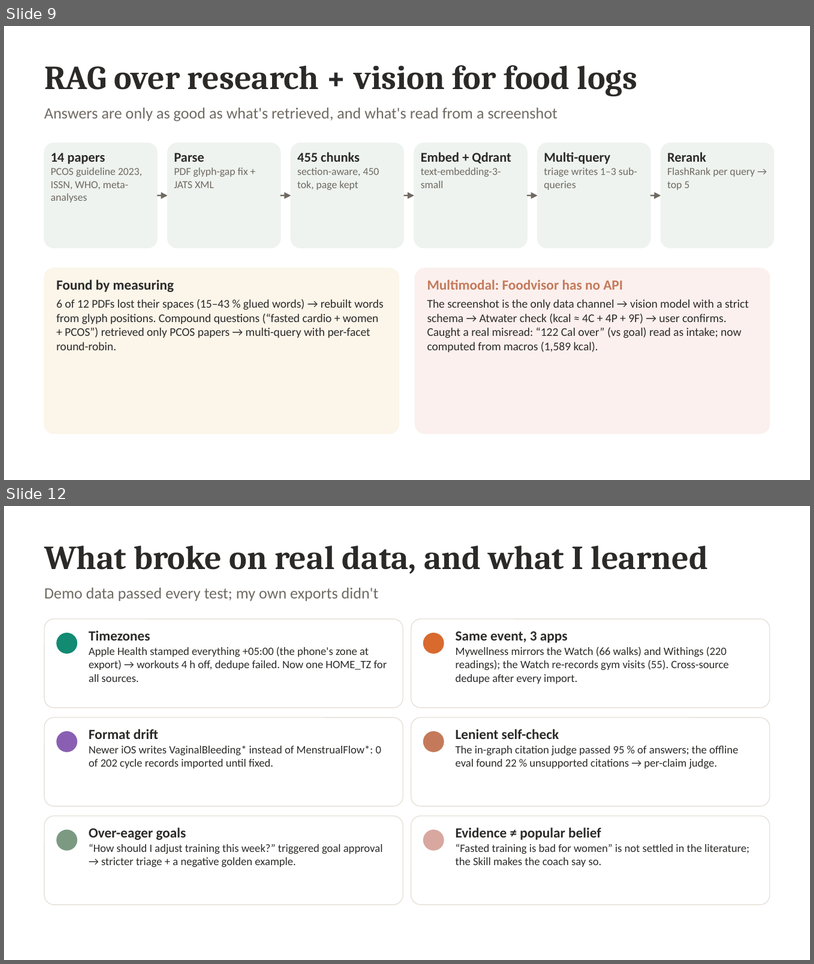
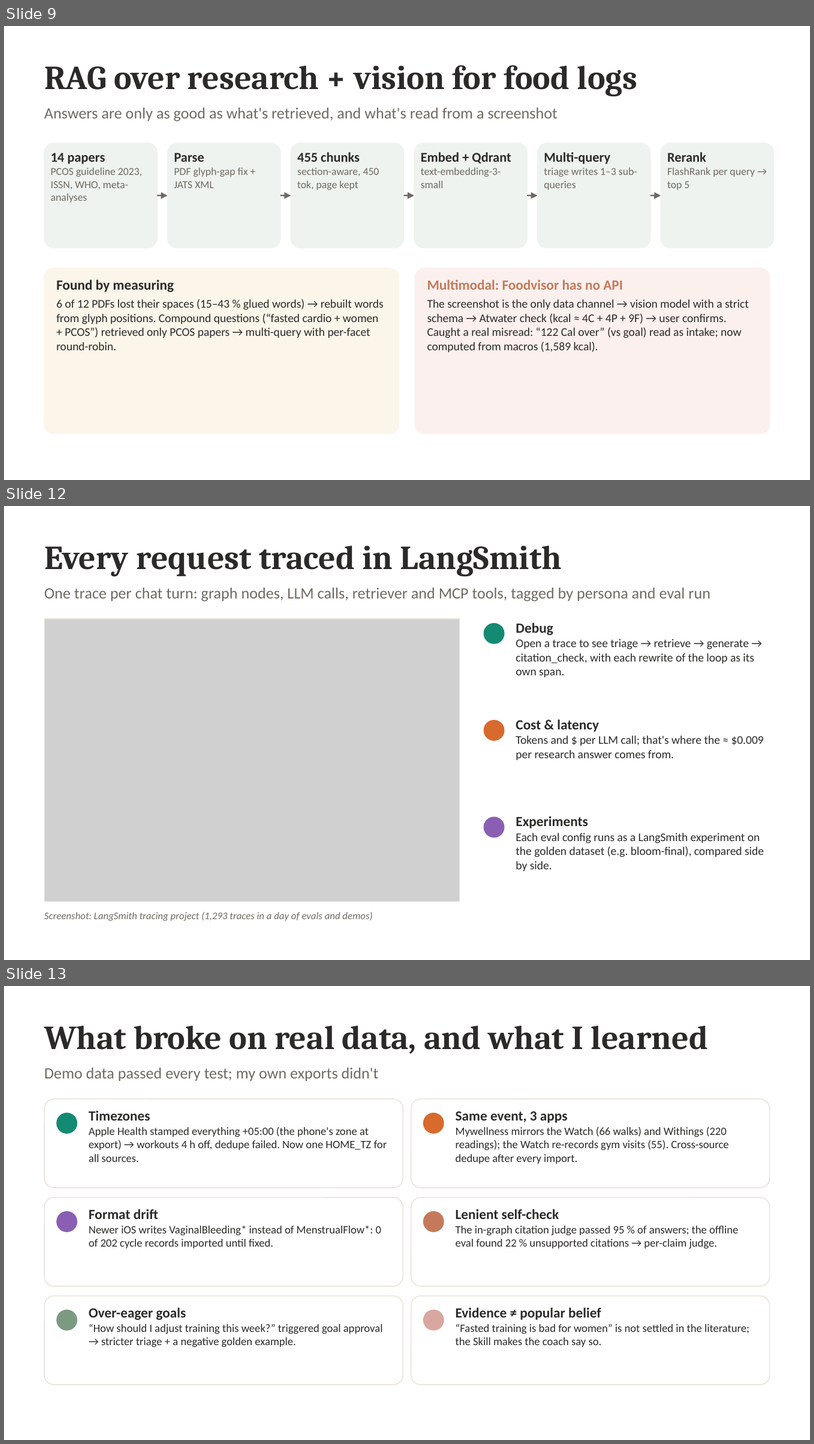
Before and after one commit to damilya/bloom, a slide deck: docs/deck/Bloom_final_presentation.pptx. Shown one above the other, each under a label of ours: slides 9 and 12 before the commit, slides 9, 12 and 13 after it; the slides between them are not shown. The pictures are 814x964 and 814x1444 pixels, drawn with LibreOffice and Linux fonts; fonts in the diff are those of the drawing; grey boxes stand for pictures. Boxes give left, top, right and bottom in pixels: in the first picture for what was removed or moved away, otherwise in the second. Text is boxed around its words. In the diff, an @@ line names an element or a change of style, - is before the commit and + after.

```diff
--- a/docs/deck/Bloom_final_presentation.pptx
+++ b/docs/deck/Bloom_final_presentation.pptx
@@ slide 12 added at box(4, 506, 810, 960), background #FFFFFF @@
@@ text added at box(44, 546, 562, 577), 30 pt, text #2B2A28, bold @@
+Every request traced in LangSmith
@@ text added at box(44, 588, 711, 601), 14 pt, text #6F6A62 @@
+One trace per chat turn: graph nodes, LLM calls, retriever and MCP tools, tagged by persona and eval run
@@ picture added at box(44, 619, 459, 901) @@
@@ rectangle added at box(44, 619, 459, 901), outline #E6E1D8 0.75 pt @@
@@ ellipse added at box(484, 623, 505, 644), fill #138A72 @@
@@ text added at box(516, 622, 755, 677), 10.5 pt, text #2B2A28 @@
+Debug
+Open a trace to see triage → retrieve → generate → citation_check, with each rewrite of the loop as its own span.
@@ ellipse added at box(484, 720, 505, 741), fill #D86A2E @@
@@ text added at box(516, 719, 764, 760), 10.5 pt, text #2B2A28 @@
+Cost & latency
+Tokens and $ per LLM call; that's where the ≈ $0.009 per research answer comes from.
@@ ellipse added at box(484, 816, 505, 837), fill #8A5FB3 @@
@@ text added at box(516, 816, 764, 871), 10.5 pt, text #2B2A28 @@
+Experiments
+Each eval config runs as a LangSmith experiment on the golden dataset (e.g. bloom-final), compared side by side.
@@ text added at box(44, 912, 372, 921), 9 pt, text #6F6A62, italic @@
+Screenshot: LangSmith tracing project (1,293 traces in a day of evals and demos)
@@ what was slide 12 is now slide 13 @@
```
Also in this commit, not shown: 4 slides changed, 5 other files.
